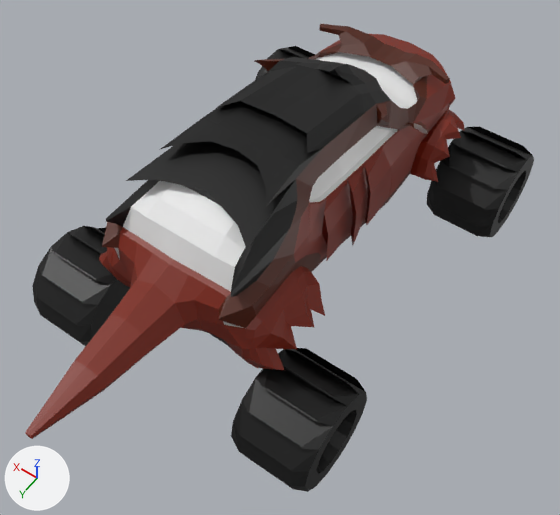
The FBX model Assets/Models/Carju_3.fbx: old version first, new version second.
Both versions are drawn from a 50 mm lens placed at (-8.0, 4.94, 7.92), pointed at (-4.92, 0.62, 1.14). Every picture has the same lights, and +X, +Y and +Z are marked at lower left. Where no turn or scale is listed for an object, it has been applied to the vertices.

Before the edit, the objects in view are built like this:
```python
mat_material = principled_material('Material')
mat_material.base_color = (0.8, 0.8, 0.8)  # white #e7e7e7
mat_material.roughness = 0.4
mat_windows = principled_material('Windows')
mat_windows.base_color = (0.8, 0.8, 0.8)  # white #e7e7e7
mat_windows.roughness = 0.4
me_cube_017 = bpy.data.meshes.new('Cube.017')
me_cube_017.from_pydata(...)  # 126 vertices, 124 faces; spans x -0.428..0.485, y -0.645..0.645, z -0.642..0.642
# faces by material slot: [104, 20]
me_cube_017.materials.append(mat_rubber)  # black #000000
me_cube_017.materials.append(mat_metal)  # grey #848484
me_cube_019 = bpy.data.meshes.new('Cube.019')
me_cube_019.from_pydata(...)  # 126 vertices, 124 faces; spans x -0.484..0.428, y -0.645..0.645, z -0.642..0.642
# faces by material slot: [104, 20]
me_cube_019.materials.append(mat_rubber)  # black #000000
me_cube_019.materials.append(mat_metal)  # grey #848484
me_cube_025 = bpy.data.meshes.new('Cube.025')
me_cube_025.from_pydata(...)  # 1159 vertices, 1154 faces; spans x -1.25..1.25, y -2.63..3.85, z 0.41..2.11
# faces by material slot: [94, 472, 188, 2, 396, 2]
me_cube_025.materials.append(mat_windows)  # white #e7e7e7
me_cube_025.materials.append(mat_base_color)  # brown #7d210a
me_cube_025.materials.append(mat_secondary_color)  # brown #501b03
me_cube_025.materials.append(mat_eye)  # white #e7e7e7
me_cube_025.materials.append(mat_black)  # black #000000
me_cube_025.materials.append(mat_material)  # white #e7e7e7
ob_carju_0_015 = bpy.data.objects.new('Carju_0.015', me_cube_025)
ob_carju_0_015.location = (-4.62, 0.0, 0.71)
ob_carju_0_017 = bpy.data.objects.new('Carju_0.017', me_cube_017)
ob_carju_0_017.location = (-3.22, 1.85, 0.57)
ob_carju_0_019 = bpy.data.objects.new('Carju_0.019', me_cube_019)
ob_carju_0_019.location = (-6.02, 1.85, 0.57)
# also in view: 'Carju_0.018' at (-6.05, -2.26, 0.57)
```
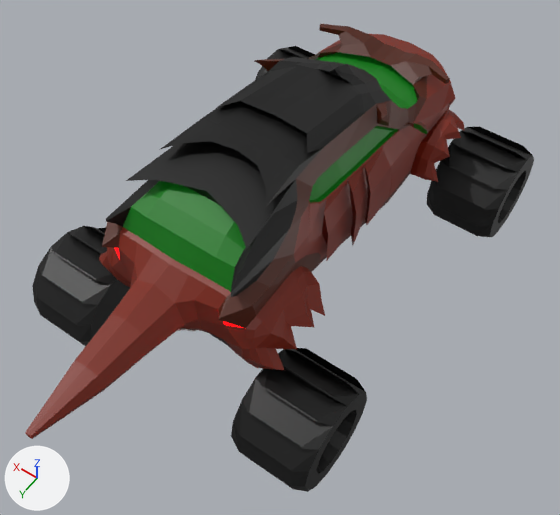
The newer file is also turned or shifted as a whole; pictures and numbers use the older file's frame.

What changed in the scene script:
```text
Change mat_windows:
    mat_windows.base_color: (0.8, 0.8, 0.8) -> (0.0, 0.179, 0.00312)  # white #e7e7e7 -> dark green #00750a
    add mat_windows.emission_strength = 0.2
    add mat_windows.emission_color = (0.0, 0.0464, 0.00335)  # dark green #003d0b
Change mat_material:
    mat_material.base_color: (0.8, 0.8, 0.8) -> (0.8, 0.0, 0.00785)  # white #e7e7e7 -> red #e70016
    add mat_material.emission_strength = 3.3
Add mat_material_002:
    mat_material_002 = principled_material('Material.002')
    mat_material_002.base_color = (0.8, 0.8, 0.8)  # white #e7e7e7
Add me_plane_007:
    me_plane_007.from_pydata(...)  # 48 vertices, 46 faces; spans x -0.334..0.33, y -0.23..0.003, z 0.016..0.21
    me_plane_007.materials.append(mat_material_002)  # its picture is missing
Add ob_plane_006:
    ob_plane_006 = bpy.data.objects.new('Plane.006', me_plane_007)
    ob_plane_006.location = (-4.61, 2.27, 1.44)
```

Pixel boxes [x1, y1, x2, y2] of what changed, in the pictures (560 x 515 px):
'Carju_0.015', recoloured, surface changed (white to green)
    both: [111, 29, 438, 334]
'Plane.006', added
    after: [177, 328, 196, 332]
